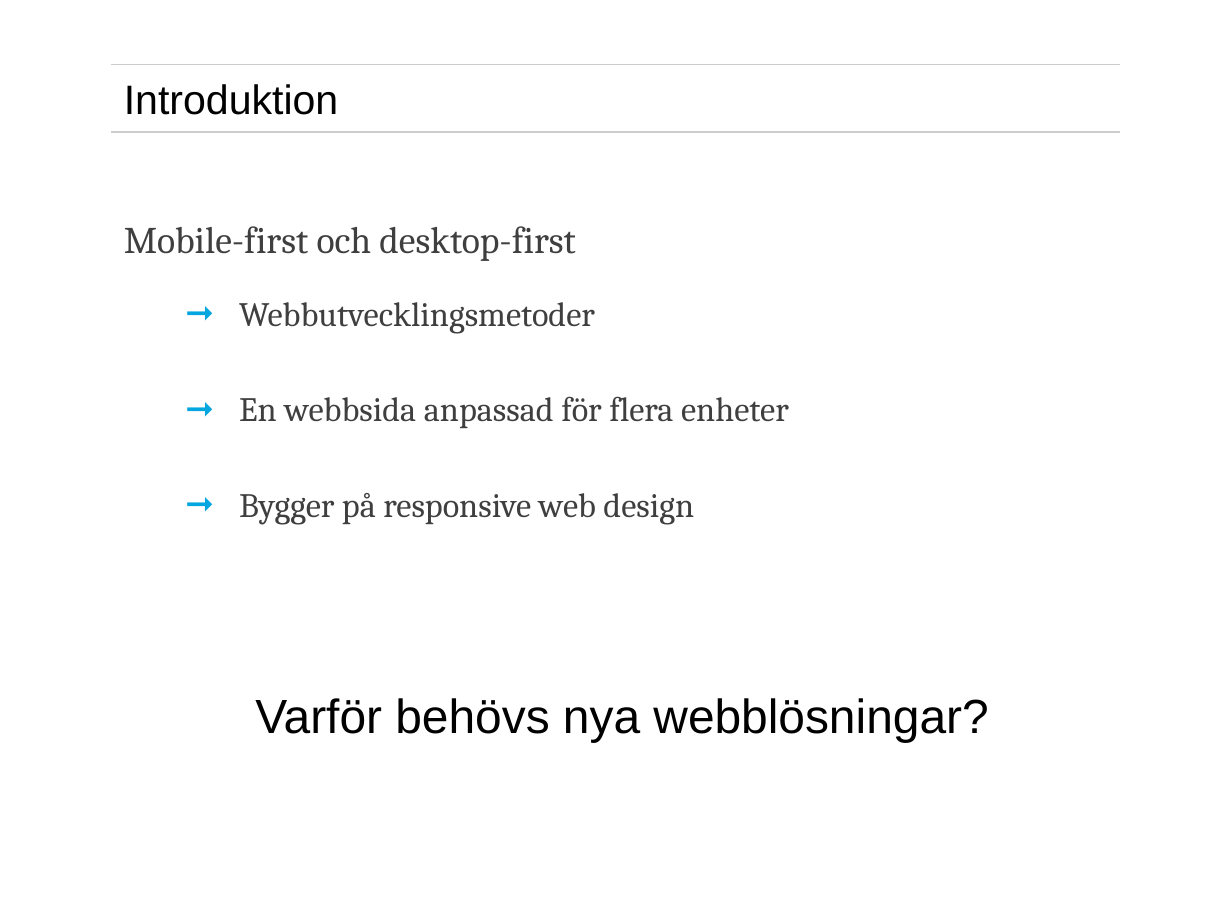
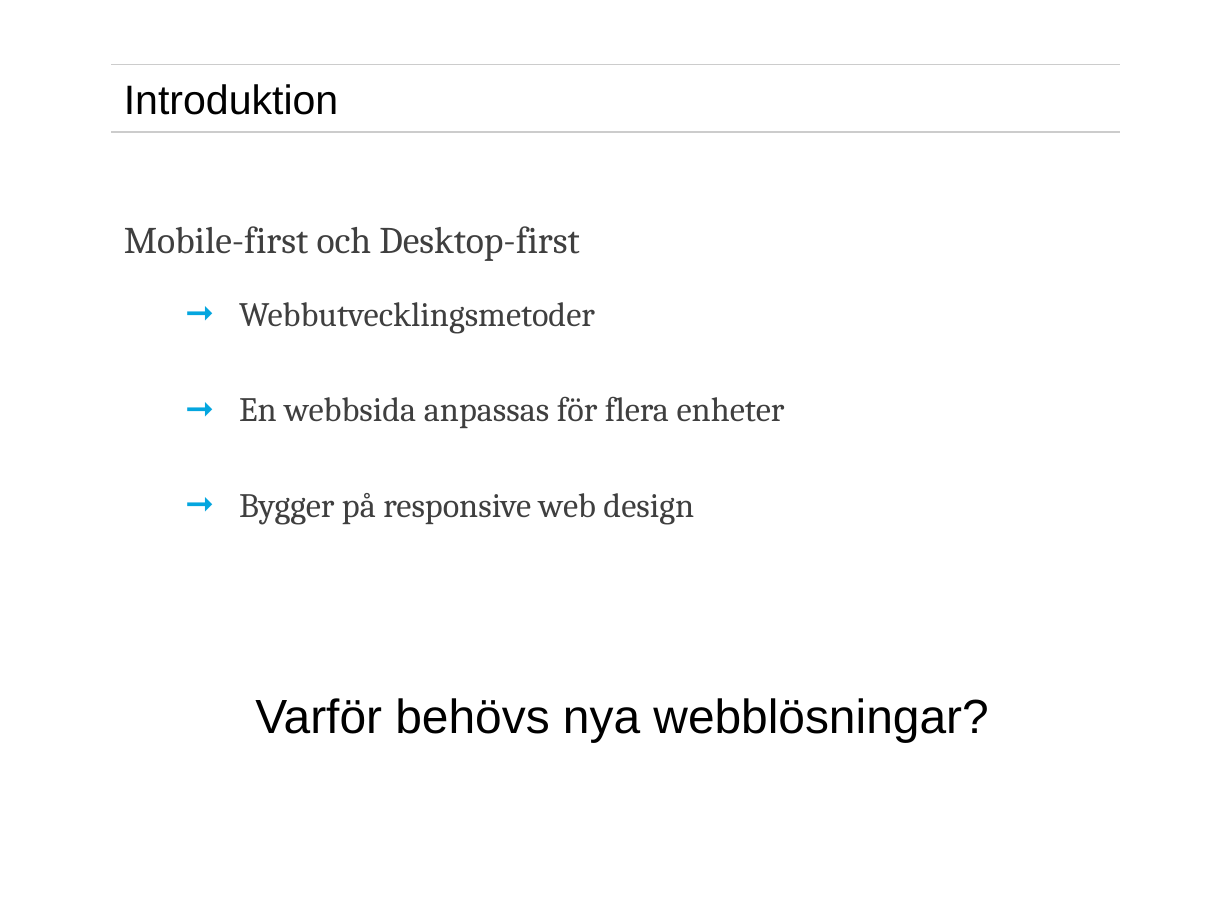
Before and after one commit to eduardocastaneda/exjobb, a slide deck: slide 3 of presentation/exjobbspresentationrecover.pptx. Drawn at 1232x924 pixels with LibreOffice and Linux fonts; fonts in the diff are those of the drawing; background and template pictures are left out. Boxes give left, top, right and bottom in pixels: in the first picture for what was removed or moved away, otherwise in the second. Text is boxed around its words. In the diff, an @@ line names an element or a change of style, - is before the commit and + after.

```diff
--- a/presentation/exjobbspresentationrecover.pptx
+++ b/presentation/exjobbspresentationrecover.pptx
@@ text at (124, 226, 579, 261): text changed @@
-Mobile-first och desktop-first
+Mobile-first och Desktop-first
@@ text at (239, 396, 785, 428): text changed @@
-  ➞ En webbsida anpassad för flera enheter
+  ➞ En webbsida anpassas för flera enheter
```
Also in this commit, not shown: 18 other slides changed, 7 other files.
